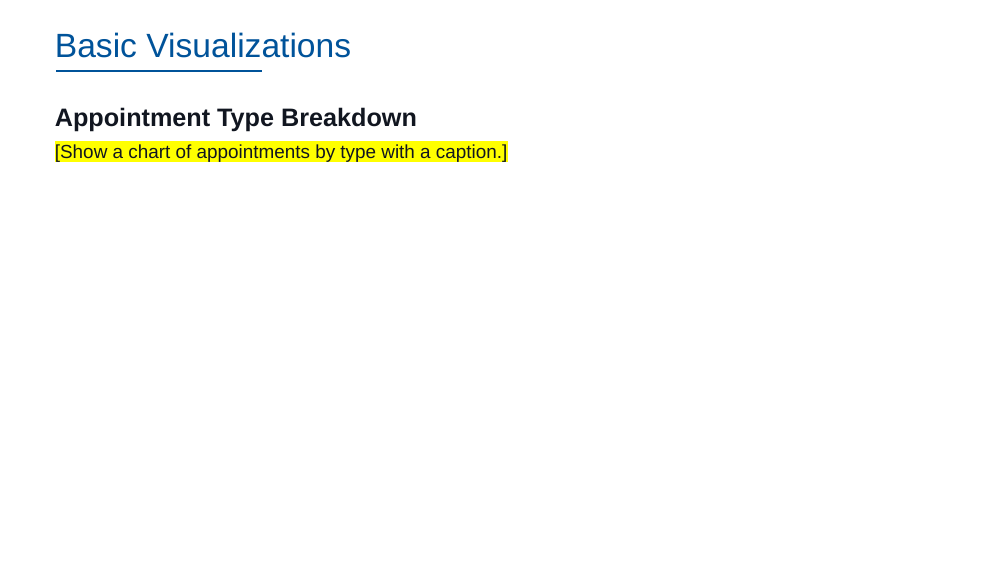
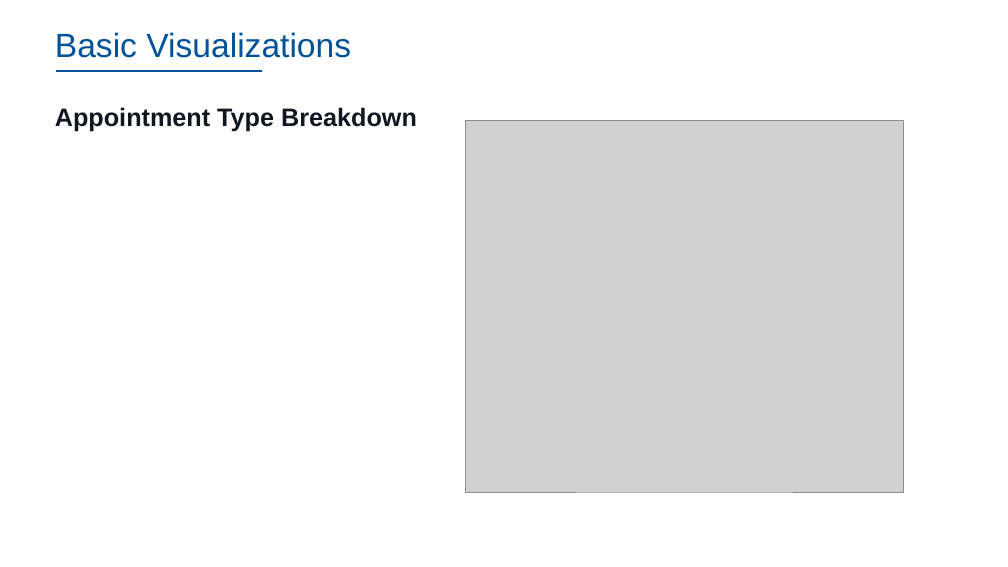
Before and after one commit to dennislamcv1/IBMSA, a slide deck: slide 22 of Systems Analyst Capstone Project/Final SubmissionDL.pptx. Drawn at 1008x567 pixels with LibreOffice and Linux fonts; fonts in the diff are those of the drawing; grey boxes stand for pictures; background and template pictures are left out. Boxes give left, top, right and bottom in pixels: in the first picture for what was removed or moved away, otherwise in the second. Text is boxed around its words. In the diff, an @@ line names an element or a change of style, - is before the commit and + after.

```diff
--- a/Systems Analyst Capstone Project/Final SubmissionDL.pptx
+++ b/Systems Analyst Capstone Project/Final SubmissionDL.pptx
@@ text at (55,144,507,162): paragraph removed @@
-[Show a chart of appointments by type with a caption.]
@@ picture added at (466,120,904,492) @@
```
Also in this commit, not shown: 10 other slides changed, 6 other files.
